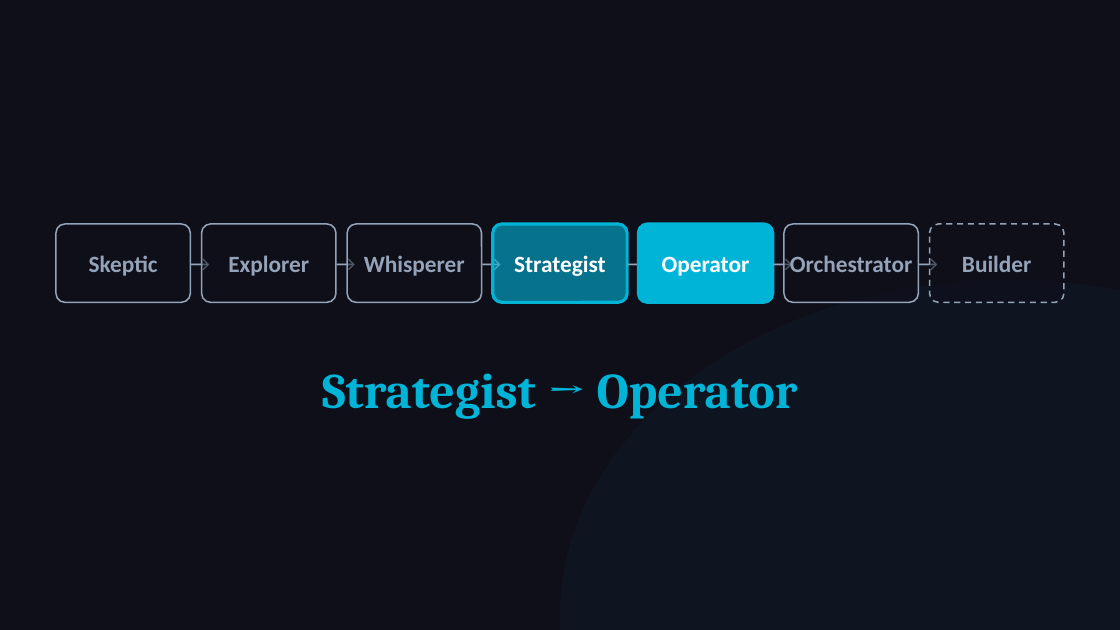
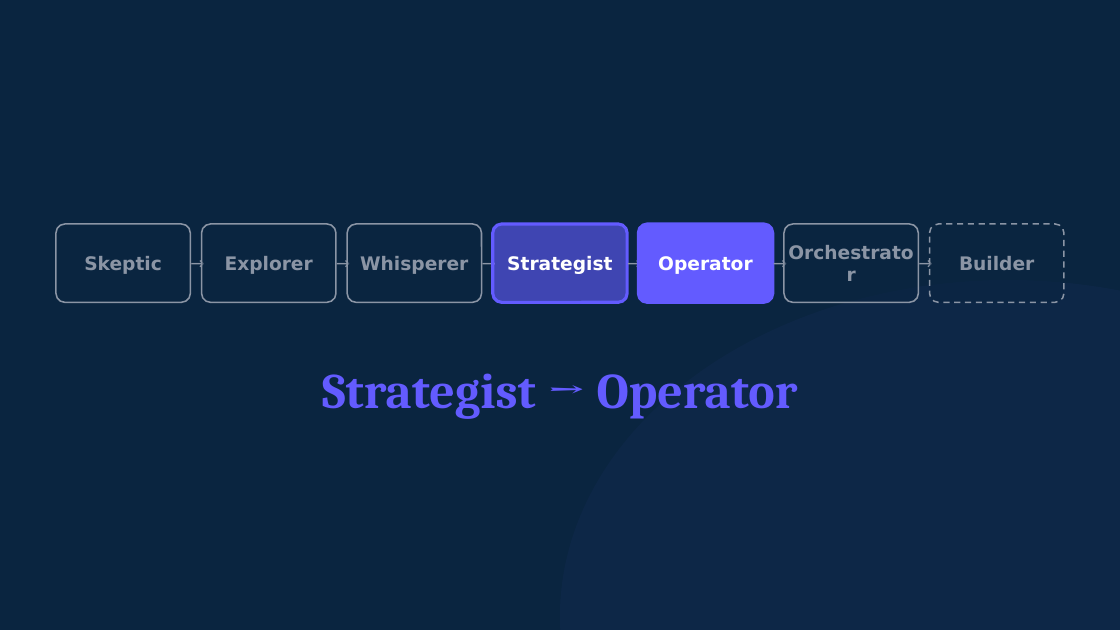
Before and after one commit to michaelengland/ai-best-practices, a slide deck: slide 2 of decks/workshop-operator/workshop-operator.pptx. Drawn at 1120x630 pixels with LibreOffice and Linux fonts; fonts in the diff are those of the drawing. Boxes give left, top, right and bottom in pixels: in the first picture for what was removed or moved away, otherwise in the second. Text is boxed around its words. In the diff, an @@ line names an element or a change of style, - is before the commit and + after.

```diff
--- a/decks/workshop-operator/workshop-operator.pptx
+++ b/decks/workshop-operator/workshop-operator.pptx
@@ background #0F0F1A to #0A2540 @@
@@ text "Strategist" at (507, 256, 612, 274): size 15 to 12 pt, font Calibri to DejaVu Sans @@
@@ rounded rectangle at (493, 224, 627, 302): fill #00B4D8 at 60% opacity to #635BFF at 60% opacity; outline #00B4D8 2 pt to #635BFF 2 pt @@
@@ text "Operator" at (658, 256, 752, 274): size 15 to 12 pt, font Calibri to DejaVu Sans @@
@@ rounded rectangle at (638, 224, 773, 302): fill #00B4D8 to #635BFF; outline #00B4D8 2 pt to #635BFF 2 pt @@
@@ fill #0F0F1A at 50% opacity to #0A2540 at 50% opacity; outline #94A3B8 1 pt to #8B95A5 1 pt in 4 elements at (56, 224, 190, 302), (202, 224, 336, 302), (347, 224, 482, 302), (784, 224, 918, 302) @@
@@ size 14 to 11 pt, font Calibri to DejaVu Sans, text colour #94A3B8 to #8B95A5 in 6 elements at (190, 224, 202, 302), (336, 224, 347, 302), (482, 224, 493, 302), (627, 224, 638, 302), (773, 224, 784, 302), (918, 224, 930, 302) @@
@@ size 15 to 12 pt, font Calibri to DejaVu Sans, text colour #94A3B8 to #8B95A5 in 5 elements at (84, 256, 162, 274), (225, 256, 313, 274), (360, 256, 468, 274), (784, 224, 918, 302), (959, 256, 1034, 270) @@
@@ rounded rectangle at (930, 224, 1064, 302): fill #0F0F1A at 50% opacity to #0A2540 at 50% opacity; outline #94A3B8 1 pt dashed to #8B95A5 1 pt dashed @@
@@ ellipse at (560, 280, 1120, 630): fill #00B4D8 at 4% opacity to #635BFF at 4% opacity @@
@@ text "Strategist → Operator" at (322, 373, 798, 419): text colour #00B4D8 to #635BFF @@
```
Also in this commit, not shown: 19 other slides changed, 34 other files.
